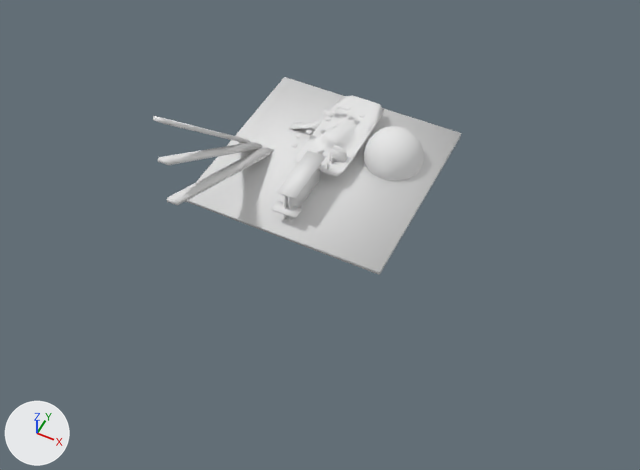
One commit to the Blender file blends/level_1.blend: the scene before it, then after it.
Both versions are drawn from a 50 mm camera at (544.0, -1118.0, 1156.0) aimed at (39.0, -109.0, -105.0). Arrows for +X, +Y and +Z are at lower left; the lights stay in place.

The first picture shows 'level_1'.
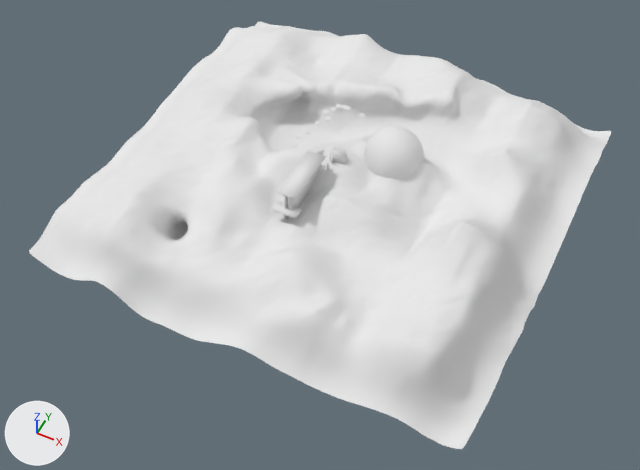
Changed parts and their boxes [x1, y1, x2, y2] in the pictures (640 x 470 px):
'level_1.001', added: after [29, 21, 611, 449]
part 1 of me_cube_001, deleted: before [153, 77, 461, 275]

The change, as a diff of the scene's bpy script:
```diff
--- a/blends/level_1.blend.py
+++ b/blends/level_1.blend.py
@@ me_cube_001 @@
 # used by ob_level_1; location = (0.0, 0.0, 0.0)
-me_cube_001.from_pydata(...)  # 2246 vertices, 2538 faces; spans x -200.0..200.0, y -327.0..200.0, z -77.0..219.0
+me_cube_001.from_pydata(...)  # 1916 vertices, 1960 faces; spans x -74.0..168.0, y -176.0..125.0, z -77.0..39.0
+# me_cube_001 part 1: 6 loose pieces with 330 vertices, spanning x -200.0..200.0, y -327.0..200.0, z -39.0..219.0, are deleted
 me_cube_001.materials.append(mat_grass)
@@ me_cube_000 @@
+me_cube_000.from_pydata(...)  # 5594 vertices, 10911 faces; spans x -422.0..462.0, y -414.0..455.0, z -207.0..46.0
+me_cube_000.polygons.foreach_set('use_smooth', [True] * 10911)
+# faces by material slot: [10899, 12]
+me_cube_000.materials.append(mat_grass)  # white #e7e7e7
+me_cube_000.materials.append(mat_stone)  # white #e7e7e7
@@ ob_level_1_001 @@
+ob_level_1_001 = bpy.data.objects.new('level_1.001', me_cube_000)
+ob_level_1_001.location = (0.0, 0.0, 0.0)
+_m = ob_level_1_001.modifiers.new('Subsurf', 'SUBSURF')
+_m.render_levels = 1
```
